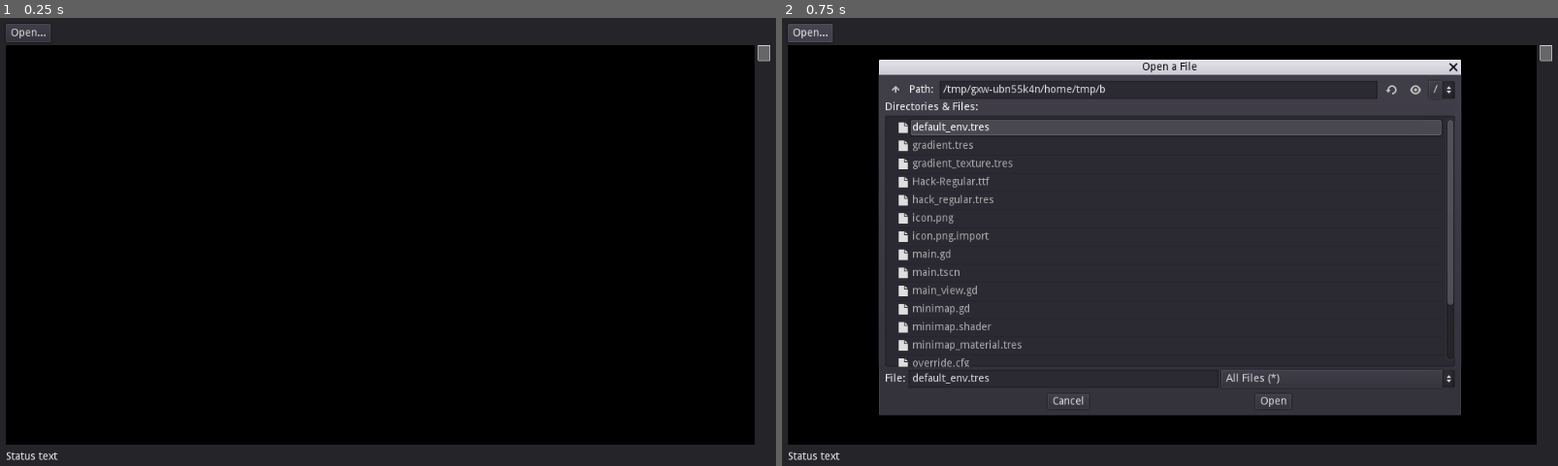
Above: before the commit, frames 1-2 (left to right).
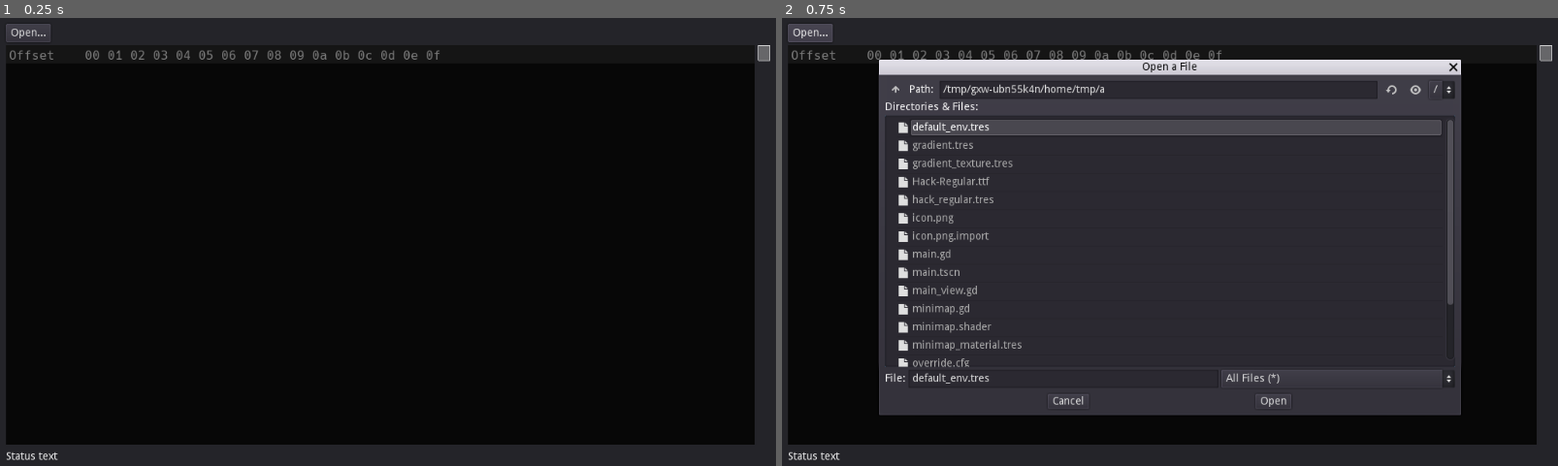
Above: after the commit, the same moments.

Repository: Zylann/hex_viewer
Game: Godot game, scene res://main.tscn
The game is run twice, just before and just after one commit, with the same random seed, the same clock (stepped at 60 frames per second) and the same inputs.
Inputs:
- Up to frame 1 (0.25 s): no input
- Up to frame 2 (0.75 s): click "Open..." at 0.5 s

The runs differ from the first frame. In frame 1, 0.5% of the frame differs, in the area x 1-57%, y 7-10%; in frame 2, 0.5%, in the area x 1-57%, y 7-17%.

Commit message:
Added hover and header indicators

Diff:
--- a/main.gd
+++ b/main.gd
@@ -2,7 +2,7 @@
 
 export(Gradient) var gradient = null
 
-onready var _text_view = get_node("VBoxContainer/Main/ColorRect/TextView")
+onready var _text_view = get_node("VBoxContainer/Main/ColorRect/VBoxContainer/TextView")
 onready var _minimap = get_node("VBoxContainer/Main/Minimap")
 onready var _status_label = get_node("VBoxContainer/StatusBar/Label")
 
--- a/main.tscn
+++ b/main.tscn
@@ -3,8 +3,8 @@
 [ext_resource path="res://main.gd" type="Script" id=1]
 [ext_resource path="res://gradient.tres" type="Gradient" id=2]
 [ext_resource path="res://main_view.gd" type="Script" id=3]
-[ext_resource path="res://text_view.gd" type="Script" id=4]
-[ext_resource path="res://hack_regular.tres" type="DynamicFont" id=5]
+[ext_resource path="res://hack_regular.tres" type="DynamicFont" id=4]
+[ext_resource path="res://text_view.gd" type="Script" id=5]
 [ext_resource path="res://minimap_material.tres" type="Material" id=6]
 [ext_resource path="res://minimap.gd" type="Script" id=7]
 
@@ -23,6 +23,7 @@
 margin_bottom = -8.0
 
 [node name="MenuBar" type="HBoxContainer" parent="VBoxContainer"]
+editor/display_folded = true
 margin_right = 1008.0
 margin_bottom = 24.0
 rect_min_size = Vector2( 0, 24 )
@@ -43,18 +44,42 @@
 margin_right = 988.0
 margin_bottom = 528.0
 size_flags_horizontal = 3
-color = Color( 0, 0, 0, 1 )
+color = Color( 0.0313726, 0.0313726, 0.0313726, 1 )
 
-[node name="TextView" type="Control" parent="VBoxContainer/Main/ColorRect"]
+[node name="ColorRect" type="ColorRect" parent="VBoxContainer/Main/ColorRect"]
+anchor_right = 1.0
+rect_min_size = Vector2( 0, 24 )
+color = Color( 0.0862745, 0.0862745, 0.0862745, 1 )
+
+[node name="VBoxContainer" type="VBoxContainer" parent="VBoxContainer/Main/ColorRect"]
 anchor_right = 1.0
 anchor_bottom = 1.0
 margin_left = 4.0
 margin_top = 4.0
 margin_right = -4.0
 margin_bottom = -4.0
+
+[node name="Label" type="Label" parent="VBoxContainer/Main/ColorRect/VBoxContainer"]
+modulate = Color( 0.490196, 0.490196, 0.490196, 1 )
+margin_right = 980.0
+margin_bottom = 19.0
+custom_fonts/font = ExtResource( 4 )
+text = "Offset    00 01 02 03 04 05 06 07 08 09 0a 0b 0c 0d 0e 0f"
+
+[node name="TextView" type="Control" parent="VBoxContainer/Main/ColorRect/VBoxContainer"]
+margin_top = 23.0
+margin_right = 980.0
+margin_bottom = 520.0
 size_flags_horizontal = 3
-script = ExtResource( 4 )
-font = ExtResource( 5 )
+size_flags_vertical = 3
+script = ExtResource( 5 )
+font = ExtResource( 4 )
+
+[node name="Bg" type="Control" parent="VBoxContainer/Main/ColorRect/VBoxContainer/TextView"]
+show_behind_parent = true
+anchor_right = 1.0
+anchor_bottom = 1.0
+mouse_filter = 2
 
 [node name="Minimap" type="Control" parent="VBoxContainer/Main"]
 self_modulate = Color( 0.603922, 0.603922, 0.603922, 1 )
@@ -83,5 +108,6 @@
 margin_bottom = 19.0
 text = "Status text"
 [connection signal="pressed" from="VBoxContainer/MenuBar/OpenButton" to="." method="_on_OpenButton_pressed"]
+[connection signal="draw" from="VBoxContainer/Main/ColorRect/VBoxContainer/TextView/Bg" to="VBoxContainer/Main/ColorRect/VBoxContainer/TextView" method="_on_Bg_draw"]
 [connection signal="ask_scroll" from="VBoxContainer/Main/Minimap" to="VBoxContainer/Main" method="_on_Minimap_ask_scroll"]
 [connection signal="draw" from="VBoxContainer/Main/Minimap/Overlay" to="VBoxContainer/Main/Minimap" method="_on_Overlay_draw"]
--- a/main_view.gd
+++ b/main_view.gd
@@ -1,7 +1,7 @@
 extends HBoxContainer
 
 
-onready var _text_view = get_node("ColorRect/TextView")
+onready var _text_view = get_node("ColorRect/VBoxContainer/TextView")
 onready var _minimap = get_node("Minimap")
 
 var _last_scroll_time = 0
--- a/text_view.gd
+++ b/text_view.gd
@@ -1,17 +1,32 @@
 extends Control
 
 export(DynamicFont) var font
+
+onready var _bg = get_node("Bg")
 
 var _row_width = 16
 var _row_index = 0
 var _wrapped_buffer = null
 var _hex_to_string = []
+var _char_width = 0
+var _offset_gutter_width = 0
+var _hex_gutter_width = 0
+var _ascii_gutter_width = 0
+var _gutter_separation = 0
+var _hovered_row = -1
+var _hovered_col = -1
 
 
 func _ready():
 	var hex = ["0", "1", "2", "3", "4", "5", "6", "7", "8", "9", "a", "b", "c", "d", "e", "f"]
 	for i in 256:
 		_hex_to_string.append(str(hex[(i >> 4) & 0xf], hex[i & 0xf]))
+	# Monospace font assumed
+	_char_width = int(font.get_string_size("A").x)
+	_offset_gutter_width = _char_width * 8
+	_hex_gutter_width =  _char_width * (3 * _row_width - 1)
+	_ascii_gutter_width = _char_width * _row_width
+	_gutter_separation = _char_width * 2
 
 
 func set_wrapped_buffer(b):
@@ -36,6 +51,45 @@
 	return int(rect_size.y) / line_height# + 1
 
 
+func _gui_input(event):
+	if event is InputEventMouseMotion:
+		var mpos = event.position
+		var pos = _get_row_col_from_mouse_pos(mpos)
+		if pos == null:
+			_set_hovered_row_col(-1, -1)
+		else:
+			_set_hovered_row_col(int(pos.y), int(pos.x))
+
+
+func _set_hovered_row_col(row, col):
+	if row != _hovered_row or col != _hovered_col:
+		#print("Hover ", row, ", ", col)
+		_hovered_row = row
+		_hovered_col = col
+		_bg.update()
+
+
+func _get_row_col_from_mouse_pos(mpos):
+	var hex_gutter_begin = _offset_gutter_width + _gutter_separation
+	var hex_gutter_end = hex_gutter_begin + _hex_gutter_width
+
+	var ascii_gutter_begin = hex_gutter_end + _gutter_separation
+	var ascii_gutter_end = ascii_gutter_begin + _ascii_gutter_width
+
+	if mpos.x >= hex_gutter_begin and mpos.x < hex_gutter_end:
+		mpos.x -= hex_gutter_begin
+		var pos = mpos / Vector2(3 * _char_width, font.get_height())
+		#if pos.x - floor(pos.x) < 0.666:
+		return pos.floor()
+
+	elif mpos.x >= ascii_gutter_begin and mpos.x < ascii_gutter_end:
+		mpos.x -= ascii_gutter_begin
+		var pos = mpos / Vector2(_char_width, font.get_height())
+		return pos.floor()
+
+	return null
+
+
 func _draw():
 	if _wrapped_buffer == null:
 		return
@@ -49,7 +103,6 @@
 	var displayed_row_count = get_visible_row_count()
 	var pos = Vector2(0, 0)
 
-	var offset_text_width = 100
 	var hex_text_width = 500
 
 	var offset_color = Color(1, 1, 1, 0.5)
@@ -68,13 +121,14 @@
 		pos += Vector2(0, font.get_ascent())
 
 		draw_string(font, pos, _offset_to_string(row_begin_offset), offset_color)
-		pos.x += offset_text_width
+		pos.x += _offset_gutter_width + _gutter_separation
 
 		var hex_string = ""
 		for j in range(row_begin_offset, row_end_offset):
 			hex_string += str(_hex_to_string[buffer[j]], " ")
 		draw_string(font, pos, hex_string, text_color)
-		pos.x += hex_text_width
+		pos.x += _hex_gutter_width + _gutter_separation
+
 		var sub = buffer.subarray(row_begin_offset, row_end_offset - 1)
 		for j in len(sub):
 			var c = sub[j]
@@ -94,3 +148,25 @@
 		_hex_to_string[(offset >> 16) & 0xff], \
 		_hex_to_string[(offset >> 8) & 0xff], \
 		_hex_to_string[offset & 0xff])
+
+
+func _on_Bg_draw():
+	if _hovered_col == -1 or _hovered_row == -1:
+		return
+	var ci = _bg
+
+	var hex_gutter_begin = _offset_gutter_width + _gutter_separation
+	var ascii_gutter_begin = hex_gutter_begin + _hex_gutter_width + _gutter_separation
+
+	var hcsize = Vector2(3.0 * _char_width, font.get_height())
+	var hpos = Vector2(_hovered_col, _hovered_row) * hcsize
+
+	var acsize = Vector2(_char_width, font.get_height())
+	var apos = Vector2(_hovered_col, _hovered_row) * acsize
+
+	var col = Color(1,1,1,0.1)
+	ci.draw_rect(Rect2(hex_gutter_begin + hpos.x, 0, hcsize.x, rect_size.y), col)
+	ci.draw_rect(Rect2(hex_gutter_begin, hpos.y, _hex_gutter_width, hcsize.y), col)
+
+	ci.draw_rect(Rect2(ascii_gutter_begin + apos.x, 0, acsize.x, rect_size.y), col)
+	ci.draw_rect(Rect2(ascii_gutter_begin, apos.y, _ascii_gutter_width, acsize.y), col)
